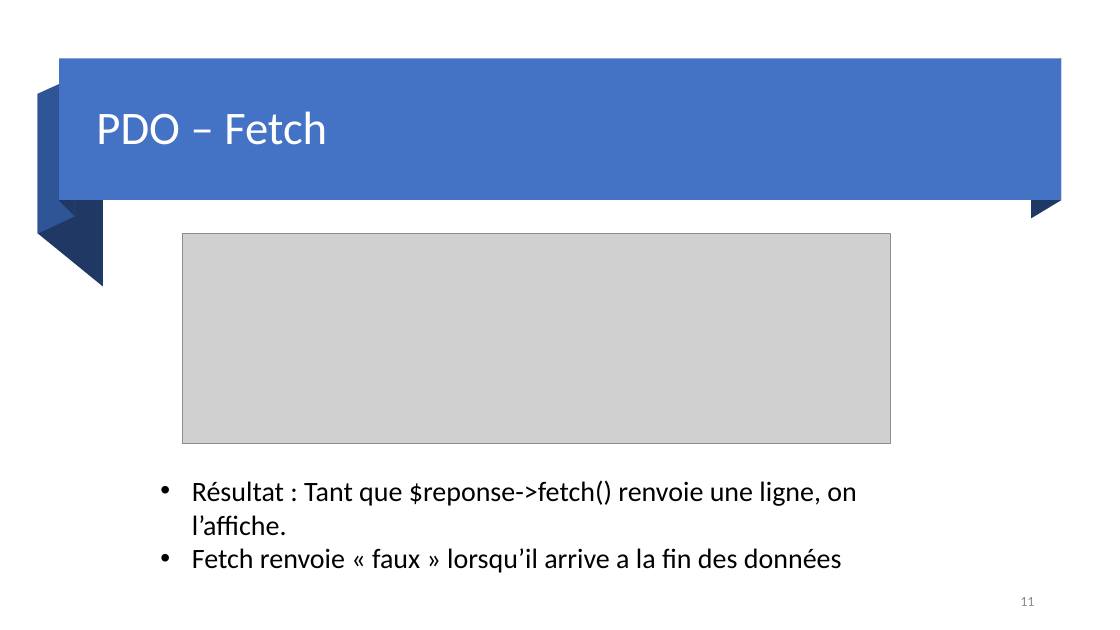
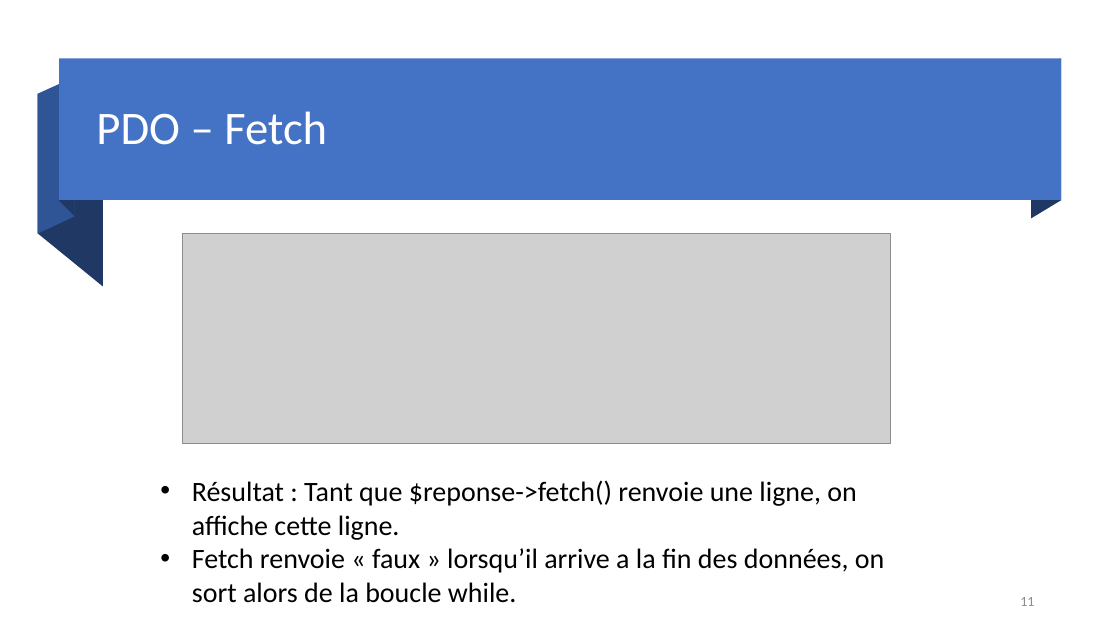
Before and after one commit to DylanMielot/FormationFormateur, a slide deck: slide 11 of Formation de formateur.pptx. Drawn at 1120x630 pixels with LibreOffice and Linux fonts; fonts in the diff are those of the drawing; grey boxes stand for pictures. Boxes give left, top, right and bottom in pixels: in the first picture for what was removed or moved away, otherwise in the second. Text is boxed around its words. In the diff, an @@ line names an element or a change of style, - is before the commit and + after.

```diff
--- a/Formation de formateur.pptx
+++ b/Formation de formateur.pptx
@@ text at box(192, 480, 884, 603): text changed @@
-• Résultat : Tant que $reponse->fetch() renvoie une ligne, on l’affiche.
-• Fetch renvoie « faux » lorsqu’il arrive a la fin des données
+• Résultat : Tant que $reponse->fetch() renvoie une ligne, on affiche cette ligne.
+• Fetch renvoie « faux » lorsqu’il arrive a la fin des données, on sort alors de la boucle while.
```
Also in this commit, not shown: 1 other slide changed.
